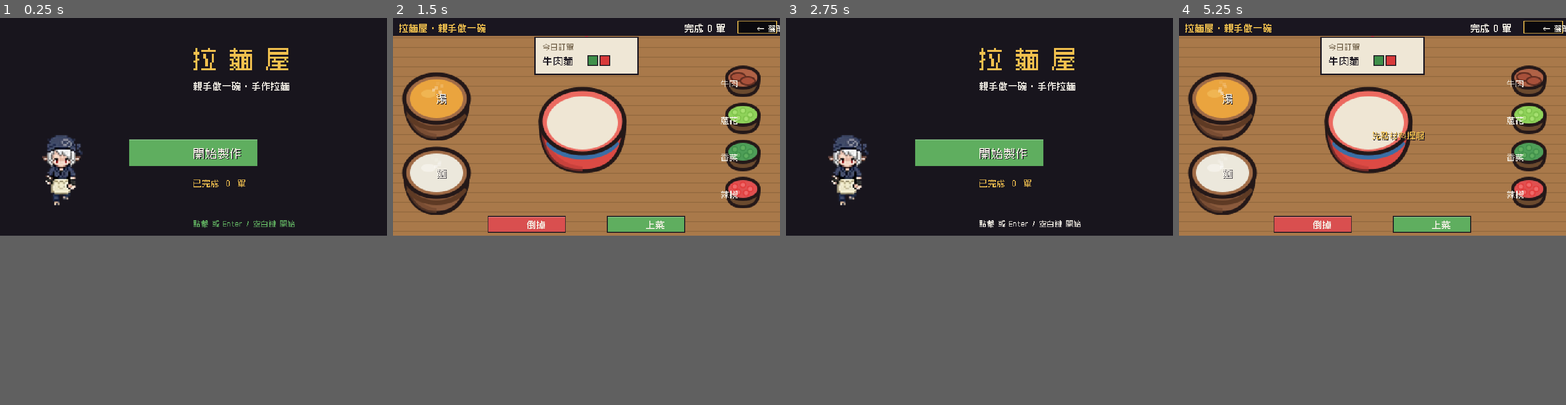
Above: before the commit, frames 1-4 (left to right).
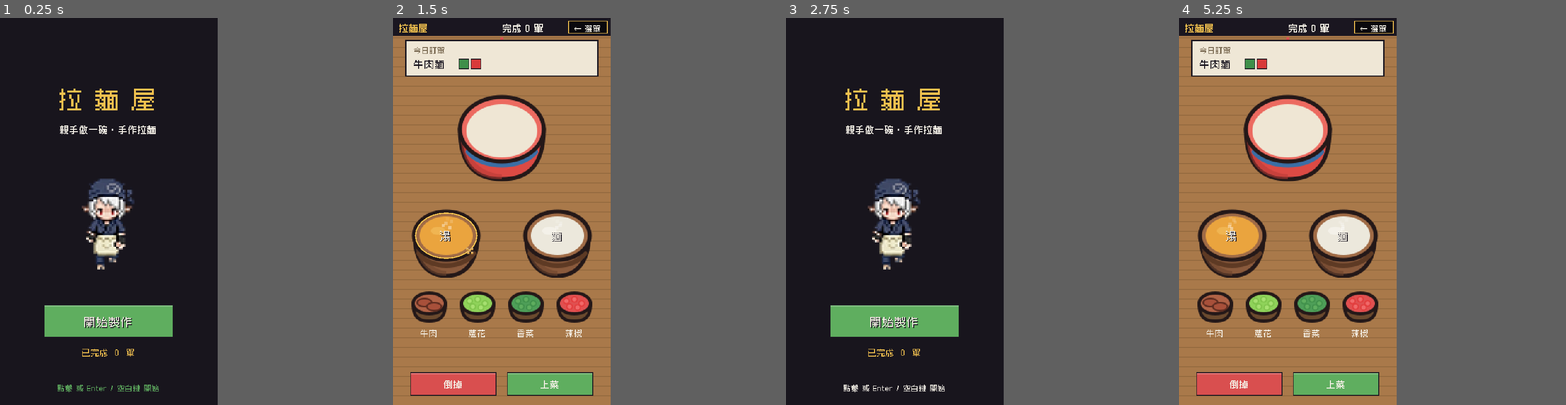
Above: after the commit, the same moments.

Repository: meloalright/ramen-ya
Game: Godot game, scene res://scenes/Menu.tscn
Two runs of this game, one before a commit and one after it. Both use one fixed random seed, a clock stepped at 60 frames per second and the inputs below.
Inputs (mouse positions are in pixels of both pictures, inside the frame that each line leads up to):
- Up to frame 1 (0.25 s): no input
- Up to frame 2 (1.5 s): tap Enter at 0.5 s; move the mouse to (671, 114) at 0.52 s; hold D 0.53-1.25 s; tap M at 0.6 s; click (671, 114) at 0.67 s; tap Space at 0.77, 1.25 s; tap E at 0.8 s; drag from (509, 137) to (567, 168) at 1.27 s
- Up to frame 3 (2.75 s): tap Enter at 2 s; move the mouse to (1018, 79) at 2.02 s; hold D from 2.03 s (still down); tap M at 2.1 s; tap E at 2.3 s
- Up to frame 4 (5.25 s): release D at 2.75 s; drag from (1353, 168) to (1256, 95) at 2.77 s; tap Space at 3.5, 3.77 s; move the mouse to (1488, 161) at 3.52 s; hold A 3.53-4.25 s; tap Enter at 3.6, 5 s; tap E at 3.8, 5.1 s; tap Escape at 4.15 s; drag from (1256, 95) to (1314, 72) at 4.27 s; move the mouse to (1391, 126) at 5.02 s; hold S from 5.03 s (still down); click (1391, 126) at 5.17 s
The window is 800x450 before the commit and 450x800 after it. Grey fills any space a smaller window leaves; there, only what the larger window draws over its background counts as a difference.

The runs differ from the first frame. In frame 1, 9.4% of the frame differs, in the area x 10-77%, y 7-97%; in frame 2, 33%; in frame 3, 9.4%; in frame 4, 33%, in the area x 1-100%, y 0-98%.

Commit message:
feat: convert the game to portrait (竖屏)
Viewport is now 270x480 (portrait) with portrait handheld orientation. Relaid
out the cooking screen for a tall canvas — order ticket up top, the assembly
bowl centered, the 湯/麵 vats side by side with the boil gauge between them,
the four topping trays in a row, and the 倒掉/上菜 buttons along the bottom;
victory panel re-centered. Menu re-laid out vertically (title, chef, start
button stacked). Fixed _text/_ctext centering (was left-anchored under
width=-1) so centered text is truly centered.

Co-Authored-By: Claude Opus 4.8 (1M context) <noreply@anthropic.com>

Diff:
--- a/project.godot
+++ b/project.godot
@@ -18,14 +18,14 @@
 
 [display]
 
-window/size/viewport_width=480
-window/size/viewport_height=270
-window/size/window_width_override=960
-window/size/window_height_override=540
+window/size/viewport_width=270
+window/size/viewport_height=480
+window/size/window_width_override=540
+window/size/window_height_override=960
 window/stretch/mode="canvas_items"
 window/stretch/aspect="keep"
 window/dpi/allow_hidpi=true
-window/handheld/orientation="landscape"
+window/handheld/orientation="portrait"
 
 [rendering]
 
--- a/scripts/Main.gd
+++ b/scripts/Main.gd
@@ -8,25 +8,23 @@
 #  cares whether to add 蔥花 / 香菜 / 辣椒.  Match their order and serve.
 # =====================================================================
 
-# ---- screen ---------------------------------------------------------
-const W := 480
-const H := 270
-
-# on-screen "back to shop" button (also bound to ESC / M)
+# ---- screen (portrait) ----------------------------------------------
+const W := 270
+const H := 480
+
+# on-screen "back to menu" button (also bound to ESC / M)
 const BACK_RECT := Rect2(W - 52, 4, 48, 15)
 
 # action buttons
-const CLEAR_RECT := Rect2(118, 246, 96, 20)
-const SERVE_RECT := Rect2(266, 246, 96, 20)
+const CLEAR_RECT := Rect2(22, 440, 106, 28)
+const SERVE_RECT := Rect2(142, 440, 106, 28)
 # victory screen buttons
-const NEXT_RECT := Rect2(250, 196, 132, 28)
-const MENU_RECT := Rect2(98, 196, 132, 28)
+const MENU_RECT := Rect2(36, 300, 92, 30)
+const NEXT_RECT := Rect2(142, 300, 92, 30)
 
 # the assembly bowl (slightly-tilted overhead) — click target to add / sprinkle.
-# the 128px sprite is drawn centred at BOWL_C; its bowl opening sits a little
-# higher than the sprite centre (opening centre at sprite y=50, centre y=64).
-const BOWL_C := Vector2(235, 142)
-const BOWL_OPEN := Vector2(235, 128)   # = BOWL_C + (0, -14)
+const BOWL_C := Vector2(135, 152)
+const BOWL_OPEN := Vector2(135, 138)    # = BOWL_C + (0, -14)
 const BOWL_RX := 50.0                  # opening (sprinkle) radii
 const BOWL_RY := 38.0
 const BOWL_HIT_RX := 56.0              # generous click radii (incl. rim)
@@ -211,18 +209,17 @@
 
 
 func _build_stations() -> void:
-	# two big separate vats (大缸) stacked on the left; ingredient boxes on the right.
-	# center = the vat's opening (where labels/clicks/steam go)
+	# portrait: two big vats (大缸) side by side under the bowl; toppings in a row below.
 	stations.clear()
-	stations.append({"item": "soup", "name": "湯", "center": Vector2(54, 100), "r": 30,
-		"rect": Rect2(8, 62, 92, 88), "cx": 54})
-	stations.append({"item": "noodles", "name": "麵", "center": Vector2(54, 192), "r": 30,
-		"rect": Rect2(8, 154, 92, 88), "cx": 54})
+	stations.append({"item": "soup", "name": "湯", "center": Vector2(66, 270), "r": 32,
+		"rect": Rect2(18, 230, 96, 84), "cx": 66})
+	stations.append({"item": "noodles", "name": "麵", "center": Vector2(204, 270), "r": 32,
+		"rect": Rect2(156, 230, 96, 84), "cx": 204})
 	var defs := [
-		["beef", "牛肉", Vector2(434, 80), 22],
-		["scallion", "蔥花", Vector2(434, 126), 22],
-		["cilantro", "香菜", Vector2(434, 172), 22],
-		["chili", "辣椒", Vector2(434, 218), 22],
+		["beef", "牛肉", Vector2(45, 360), 22],
+		["scallion", "蔥花", Vector2(105, 360), 22],
+		["cilantro", "香菜", Vector2(165, 360), 22],
+		["chili", "辣椒", Vector2(225, 360), 22],
 	]
 	for d in defs:
 		var c: Vector2 = d[2]
@@ -269,8 +266,8 @@
 		steam_t -= delta
 		if steam_t <= 0.0:
 			steam_t = 0.16
-			_puff(54, 94)                             # 湯 vat — always boiling
-			_puff(54, 186)                            # 麵 vat — always boiling
+			_puff(66, 262)                            # 湯 vat — always boiling
+			_puff(204, 262)                           # 麵 vat — always boiling
 			if soup_fill > 0.0 or bowl.noodles or _base_ok():
 				_puff(BOWL_OPEN.x, BOWL_OPEN.y - 8)   # the bowl, once it holds hot broth/noodles
 
@@ -472,20 +469,20 @@
 
 func _place_into_bowl() -> void:
 	if held == "":
-		_spawn_float(Vector2(240, 150), "先點材料提起", COL_YELLOW)
+		_spawn_float(Vector2(135,150), "先點材料提起", COL_YELLOW)
 		return
 	if held == "soup":
 		if soup_fill >= 0.9:
-			_spawn_float(Vector2(240, 128), "湯夠了", COL_YELLOW)
+			_spawn_float(Vector2(135,128), "湯夠了", COL_YELLOW)
 		else:
 			soup_fill = 1.0                       # one ladle fills the bowl
 			_sfx("pour")
-			_spawn_float(Vector2(240, 128), "下湯！", COL_GREEN)
+			_spawn_float(Vector2(135,128), "下湯！", COL_GREEN)
 		held = ""
 		held_q = ""
 		return
 	if bowl[held]:
-		_spawn_float(Vector2(240, 130), "已經放過了", COL_YELLOW)
+		_spawn_float(Vector2(135,130), "已經放過了", COL_YELLOW)
 	else:
 		bowl[held] = true
 		if held == "noodles":
@@ -494,7 +491,7 @@
 		else:
 			_sfx("plop")
 		var label := _item_name(held)
-		_spawn_float(Vector2(240, 126), "放入 " + label, COL_GREEN)
+		_spawn_float(Vector2(135,126), "放入 " + label, COL_GREEN)
 	held = ""
 	held_q = ""
 
@@ -503,11 +500,11 @@
 	if order.is_empty():
 		return
 	if not _base_ok():
-		_spawn_float(Vector2(240, 150), "還沒做好！", COL_YELLOW)
+		_spawn_float(Vector2(135,150), "還沒做好！", COL_YELLOW)
 		_sfx("no")
 		return
 	if not _matches(order):
-		_spawn_float(Vector2(240, 60), "配料不對…", COL_YELLOW)
+		_spawn_float(Vector2(135,60), "配料不對…", COL_YELLOW)
 		_sfx("no")
 		flash = 0.18
 		flash_col = COL_YELLOW
@@ -645,14 +642,14 @@
 
 func _draw_hud() -> void:
 	draw_rect(Rect2(0, 0, W, 22), COL_INK)
-	_text("拉麵屋 · 親手做一碗", Vector2(8, 16), 11, COL_YELLOW)
-	_text("完成 " + str(served) + " 單", Vector2(W - 118, 16), 11, COL_WHITE)
+	_text("拉麵屋", Vector2(8, 16), 11, COL_YELLOW)
+	_text("完成 " + str(served) + " 單", Vector2(W - 134, 16), 11, COL_WHITE)
 
 
 func _draw_order_ticket() -> void:
 	if order.is_empty():
 		return
-	var r := Rect2(176, 24, 128, 46)
+	var r := Rect2(16, 28, 238, 44)
 	draw_rect(Rect2(r.position.x + r.size.x / 2 - 2, r.position.y - 4, 4, 6), COL_RED)   # pin
 	draw_rect(r, Color("efe7d6"))
 	draw_rect(r, COL_INK, false, 1.5)
@@ -843,7 +840,7 @@
 		if lit:
 			_draw_ellipse_ring(c, 38, 28, COL_YELLOW)
 		if s.item == "noodles" and noodle_state == "cooking":
-			_draw_boil_gauge(Vector2(104, 188))
+			_draw_boil_gauge(Vector2(117, 268))
 		# bold label on the broth / basket
 		_text(s.name, Vector2(c.x + 1, c.y + 5), 13, COL_INK, HORIZONTAL_ALIGNMENT_CENTER)
 		_text(s.name, Vector2(c.x, c.y + 4), 13, COL_WHITE, HORIZONTAL_ALIGNMENT_CENTER)
@@ -856,7 +853,7 @@
 			t.get_width(), t.get_height()), false)
 	if held == s.item:
 		draw_arc(c, rr + 2, 0.0, TAU, 24, COL_YELLOW, 2.0)
-	_text(s.name, Vector2(c.x - rr - 5, c.y + 4), 10, COL_WHITE, HORIZONTAL_ALIGNMENT_RIGHT)
+	_text(s.name, Vector2(c.x, c.y + rr + 12), 10, COL_WHITE, HORIZONTAL_ALIGNMENT_CENTER)
 
 
 func _draw_boil_gauge(at: Vector2) -> void:
@@ -998,12 +995,12 @@
 func _draw_over() -> void:
 	draw_rect(Rect2(0, 0, W, H), Color(0.05, 0.04, 0.07, 0.72))
 	# a panel
-	draw_rect(Rect2(110, 40, 260, 196), Color("2a2030"))
-	draw_rect(Rect2(110, 40, 260, 196), COL_YELLOW, false, 2.0)
-	_text("上菜成功！", Vector2(240, 66), 19, COL_GREEN, HORIZONTAL_ALIGNMENT_CENTER)
+	draw_rect(Rect2(24, 112, 222, 250), Color("2a2030"))
+	draw_rect(Rect2(24, 112, 222, 250), COL_YELLOW, false, 2.0)
+	_text("上菜成功！", Vector2(135, 142), 19, COL_GREEN, HORIZONTAL_ALIGNMENT_CENTER)
 	# the finished bowl (scaled preview)
-	var bc := Vector2(240, 108)
-	var sz := 84.0
+	var bc := Vector2(135, 200)
+	var sz := 86.0
 	var dst := Rect2(bc.x - sz / 2.0, bc.y - sz / 2.0, sz, sz)
 	if ctex.has("td_bowl"):
 		draw_texture_rect(ctex["td_bowl"], dst, false)
@@ -1014,11 +1011,11 @@
 		if bowl.beef and ctex.has("td_beef"):
 			draw_texture_rect(ctex["td_beef"], dst, false)
 	# star rating (always 3 slots)
-	var sx0 := 240.0 - 3 * 18.0 / 2.0 + 9.0
+	var sx0 := 135.0 - 3 * 18.0 / 2.0 + 9.0
 	for i in range(3):
-		_draw_star(Vector2(sx0 + i * 18.0, 162.0), i < stars)
+		_draw_star(Vector2(sx0 + i * 18.0, 258.0), i < stars)
 	var comment := "完美的一碗！" if stars >= 3 else "好吃,麵的火候再練練"
-	_text(comment, Vector2(240, 182), 10, COL_WHITE, HORIZONTAL_ALIGNMENT_CENTER)
+	_text(comment, Vector2(135, 278), 10, COL_WHITE, HORIZONTAL_ALIGNMENT_CENTER)
 	# buttons
 	_draw_button(MENU_RECT, "回主選單", COL_PANEL_HI)
 	_draw_button(NEXT_RECT, "再來一單", COL_GREEN)
@@ -1053,4 +1050,11 @@
 
 
 func _text(s: String, pos: Vector2, size: int, col: Color, align := HORIZONTAL_ALIGNMENT_LEFT) -> void:
-	draw_string(font, pos, s, align, -1, size, col)
+	var p := pos
+	if align != HORIZONTAL_ALIGNMENT_LEFT:
+		var w: float = font.get_string_size(s, HORIZONTAL_ALIGNMENT_LEFT, -1, size).x
+		if align == HORIZONTAL_ALIGNMENT_CENTER:
+			p.x -= w * 0.5
+		else:
+			p.x -= w
+	draw_string(font, p, s, HORIZONTAL_ALIGNMENT_LEFT, -1, size, col)
--- a/scripts/Menu.gd
+++ b/scripts/Menu.gd
@@ -4,10 +4,10 @@
 #  新遊戲 (New Game) starts fresh; 繼續遊戲 (Continue) loads the save.
 # =====================================================================
 
-const W := 480
-const H := 270
+const W := 270
+const H := 480
 
-const NEW_RECT := Rect2(160, 150, 160, 34)
+const NEW_RECT := Rect2(55, 356, 160, 40)
 
 const COL_BG    := Color("231f28")
 const COL_WHITE := Color("f4f0e6")
@@ -82,17 +82,17 @@
 	draw_rect(Rect2(0, 0, W, H), Color(0.07, 0.06, 0.09, 0.62))
 
 	# title
-	_ctext("拉 麵 屋", Vector2(240, 60), 30, COL_YELLOW)
-	_ctext("親手做一碗 · 手作拉麵", Vector2(240, 88), 11, COL_WHITE)
+	_ctext("拉 麵 屋", Vector2(135, 110), 30, COL_YELLOW)
+	_ctext("親手做一碗 · 手作拉麵", Vector2(135, 142), 11, COL_WHITE)
 
-	# walking chef on the left
-	_draw_chef(Vector2(78, 232), 92)
+	# walking chef, centered
+	_draw_chef(Vector2(135, 312), 120)
 
 	# start button + progress
 	_button(NEW_RECT, "開始製作", COL_GREEN, true)
-	_ctext("已完成  " + str(Game.high_score) + "  單", Vector2(240, 208), 10, COL_YELLOW)
+	_ctext("已完成  " + str(Game.high_score) + "  單", Vector2(135, 418), 10, COL_YELLOW)
 
-	_ctext("點擊 或 Enter / 空白鍵 開始", Vector2(240, 258), 9,
+	_ctext("點擊 或 Enter / 空白鍵 開始", Vector2(135, 462), 9,
 		COL_GREEN if int(blink * 2.0) % 2 == 0 else COL_WHITE)
 
 
@@ -114,5 +114,7 @@
 
 
 func _ctext(s: String, pos: Vector2, size: int, col: Color) -> void:
-	draw_string(font, pos + Vector2(1, 1), s, HORIZONTAL_ALIGNMENT_CENTER, -1, size, COL_INK)
-	draw_string(font, pos, s, HORIZONTAL_ALIGNMENT_CENTER, -1, size, col)
+	var w: float = font.get_string_size(s, HORIZONTAL_ALIGNMENT_LEFT, -1, size).x
+	var p := Vector2(pos.x - w * 0.5, pos.y)
+	draw_string(font, p + Vector2(1, 1), s, HORIZONTAL_ALIGNMENT_LEFT, -1, size, COL_INK)
+	draw_string(font, p, s, HORIZONTAL_ALIGNMENT_LEFT, -1, size, col)
